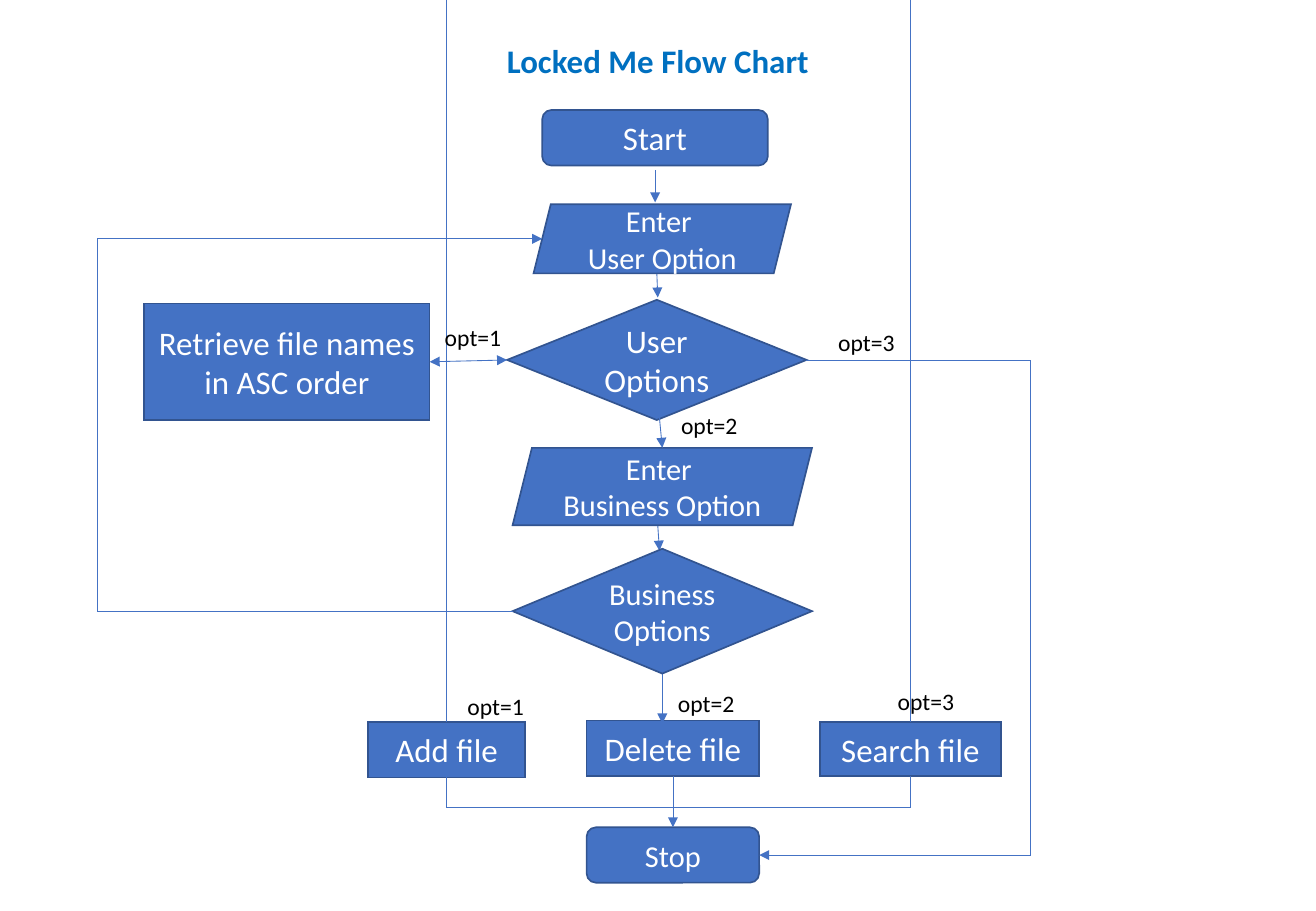
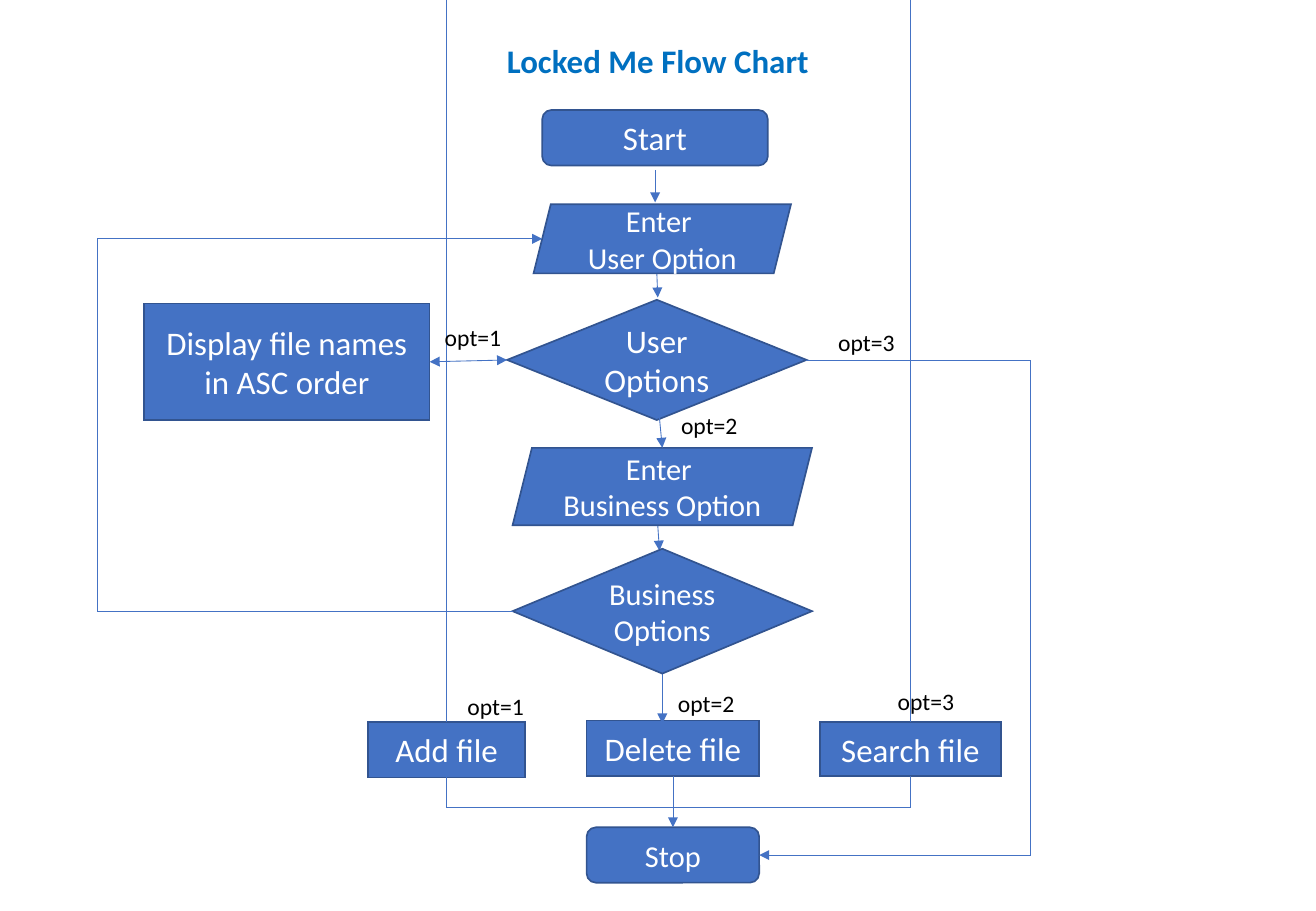
Before and after one commit to pravallikamutyala/lockers-lockedme, a slide deck: slide 1 of flow-chart.pptx. Drawn at 1316x911 pixels with LibreOffice and Linux fonts; fonts in the diff are those of the drawing. Boxes give left, top, right and bottom in pixels: in the first picture for what was removed or moved away, otherwise in the second. Text is boxed around its words. In the diff, an @@ line names an element or a change of style, - is before the commit and + after.

```diff
--- a/flow-chart.pptx
+++ b/flow-chart.pptx
@@ text in rectangle at (166,332,407,394): text changed @@
-Retrieve file names in ASC order
+Display file names in ASC order
```
Also in this commit, not shown: 1 other file.
